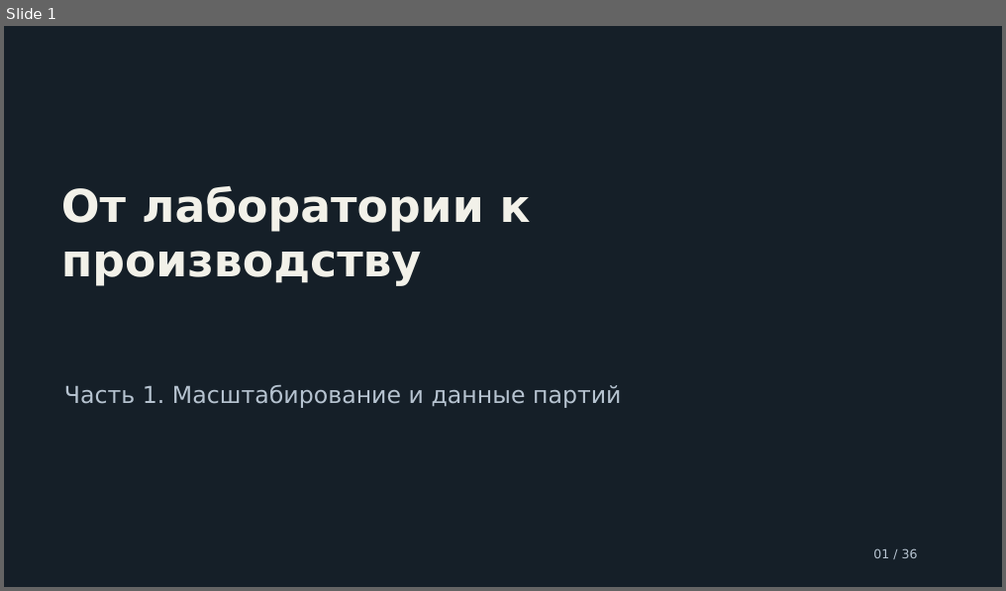
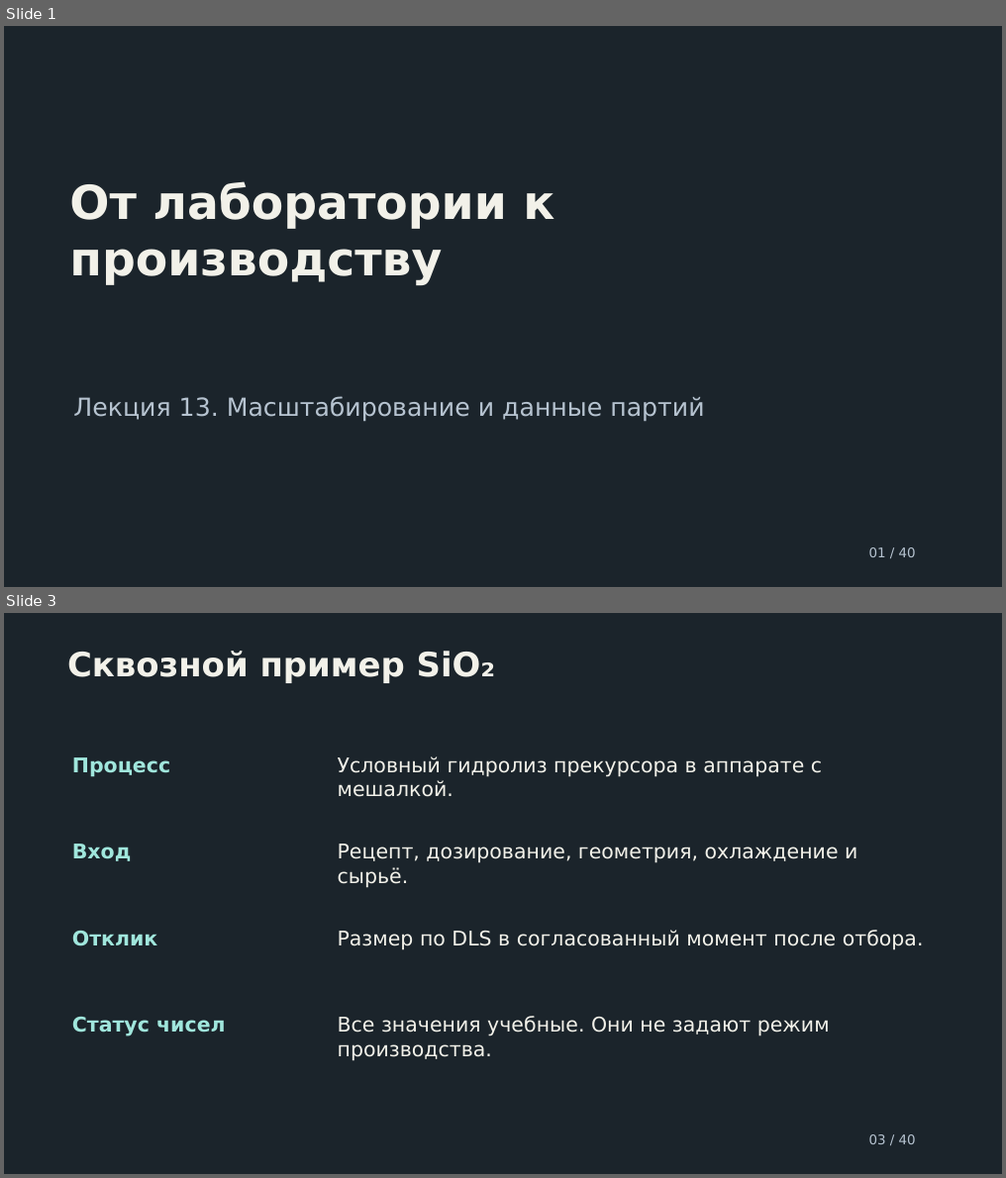
Before and after one commit to ashrpv/computer_science_in_nanoscience, a slide deck: slides/13_from_lab_to_production_scale_and_data.pptx. Shown one above the other, each under a label of ours: slide 1 before the commit, slides 1 and 3 after it; the slides between them are not shown. The pictures are 1006x591 and 1006x1178 pixels, drawn with LibreOffice and Linux fonts; fonts in the diff are those of the drawing. Boxes give left, top, right and bottom in pixels: in the first picture for what was removed or moved away, otherwise in the second. Text is boxed around its words. In the diff, an @@ line names an element or a change of style, - is before the commit and + after.

```diff
--- a/slides/13_from_lab_to_production_scale_and_data.pptx
+++ b/slides/13_from_lab_to_production_scale_and_data.pptx
@@ slide 3 added at [4, 613, 1002, 1174], background #1B242B @@
@@ text added at [67, 651, 496, 683], 32.2 pt, text #F2F1E9, bold @@
+Сквозной пример SiO₂
@@ text added at [72, 758, 170, 777], 19.5 pt, text #A0E6DC, bold @@
+Процесс
@@ text added at [338, 757, 822, 797], 19.5 pt, text #F2F1E9 @@
+Условный гидролиз прекурсора в аппарате с мешалкой.
@@ text added at [72, 844, 131, 861], 19.5 pt, text #A0E6DC, bold @@
+Вход
@@ text added at [338, 844, 857, 888], 19.5 pt, text #F2F1E9 @@
+Рецепт, дозирование, геометрия, охлаждение и сырьё.
@@ text added at [72, 931, 157, 947], 19.5 pt, text #A0E6DC, bold @@
+Отклик
@@ text added at [338, 930, 924, 951], 19.5 pt, text #F2F1E9 @@
+Размер по DLS в согласованный момент после отбора.
@@ text added at [72, 1017, 226, 1037], 19.5 pt, text #A0E6DC, bold @@
+Статус чисел
@@ text added at [338, 1016, 830, 1061], 19.5 pt, text #F2F1E9 @@
+Все значения учебные. Они не задают режим производства.
@@ text added at [869, 1135, 916, 1145], 12.8 pt, text #B6C3D0 @@
+03 / 40
@@ slide 1 changed as well @@
@@ background #151F28 to #1B242B @@
@@ text at [69, 181, 554, 286]: text changed; size 43.5 to 45 pt @@
-От лаборатории к производству
+От лаборатории к
+производству
@@ text at [73, 396, 704, 422]: text changed; size 22.5 to 24 pt @@
-Часть 1. Масштабирование и данные партий
+Лекция 13. Масштабирование и данные партий
@@ vertical alignment middle to top in 3 elements at [69, 181, 554, 286], [73, 396, 704, 422], [869, 548, 916, 558] @@
@@ text at [869, 548, 916, 558]: text changed; size 12 to 12.8 pt @@
-01 / 36
+01 / 40
```
Also in this commit, not shown: 38 other slides added, 35 slides removed, 5 other files.
